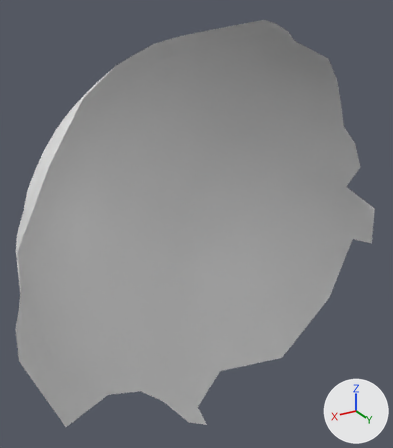
A saved change to the OBJ model res/final/onecam_fullvolume/cleanedup/FullVolium.000380.obj.
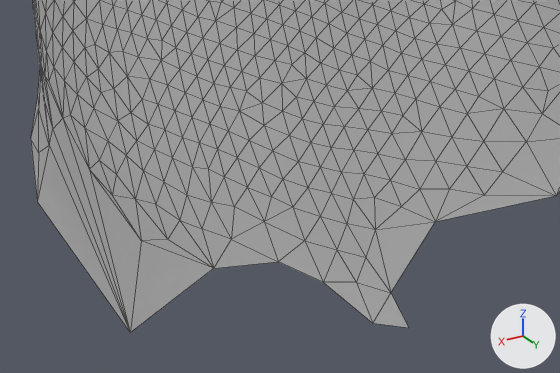
Old and new are each drawn whole from a camera (50 mm lens) standing at (-53.7, 277.4, 566.4) and looking at (-155.1, 108.3, 481.8) and again close up on the part from 0% to 72% of the width and 58% to 100% of the height. The lights are fixed; the arrows at lower right show +X, +Y and +Z. The close-ups show mesh edges as thin lines. Where no turn or scale is listed for an object, it has been applied to the vertices.

The scene before the commit, as lines of its bpy script (objects in view):
```python
me_fullvolium_000380 = bpy.data.meshes.new('FullVolium.000380')
me_fullvolium_000380.from_pydata(...)  # 1063 vertices, 2086 faces; spans x -233.0..-75.0, y 67.0..151.0, z 401.0..558.0
# before: 1037 (-79.0, 142.0, 478.0) at pixel (49, 145), 1038 (-76.0, 148.0, 481.0) at pixel (38, 152), 1039 (-75.0, 151.0, 485.0) at pixel (30, 138), 1040 (-77.0, 149.0, 490.0) at pixel (37, 96), 1042 (-77.0, 145.0, 486.0) at pixel (38, 108)
# before: 1043 (-75.0, 150.0, 475.0) at pixel (37, 201), 1062 (-85.0, 149.0, 446.0) at pixel (130, 332)
# before: 1049 (-147.0, 122.0, 405.0) at pixel (390, 292), 1052 (-140.0, 127.0, 404.0) at pixel (372, 323), 1053 (-147.0, 130.0, 401.0) at pixel (408, 327)
ob_fullvolium_000380 = bpy.data.objects.new('FullVolium.000380', me_fullvolium_000380)
ob_fullvolium_000380.location = (0.0, 0.0, 0.0)
```
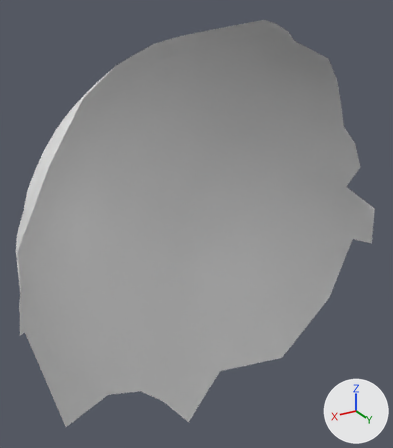
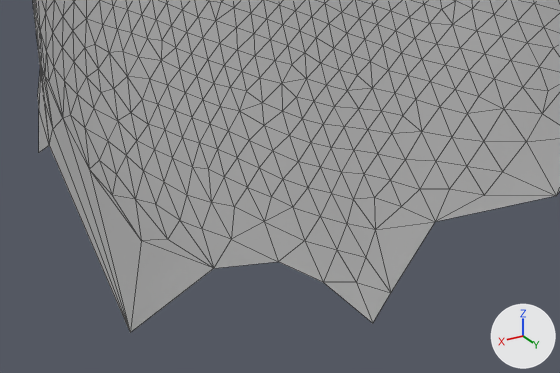
Where the change shows, as pixel boxes [x1, y1, x2, y2] in the close-ups (560 x 373 px):
'FullVolium.000380', reshaped: before [31, 0, 560, 333]; after [33, 0, 560, 333]
part 1 of me_fullvolium_000380, deleted: before [31, 97, 130, 332]
part 2 of me_fullvolium_000380, deleted: before [373, 294, 409, 328]

What changed in the scene script:
```text
Change me_fullvolium_000380:
    where me_fullvolium_000380.from_pydata(...)  # 1063 vertices, 2086 faces; spans x -233.0..-75.0, y 67.0..151.0, z 401.0..558.0
    used by ob_fullvolium_000380; location = (0.0, 0.0, 0.0)
    verts and faces of me_fullvolium_000380; kept vertices keep their numbers, new ones are numbered from 1063
    me_fullvolium_000380 part 1
    add delete_vertices([1039, 1043])  # with the faces that use them
    me_fullvolium_000380 part 2
    add delete_vertices([1053])  # with the faces that use them
```
